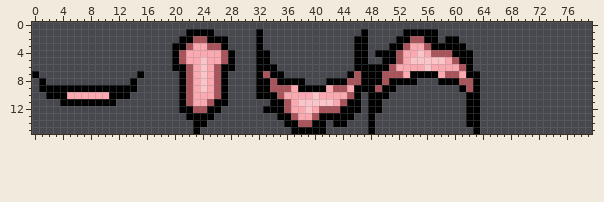
Edited in one commit: sprite sheet (3DModels/Monster/mouths.png). This is how it looked before the edit.
The file is 80x16 pixels.
After:
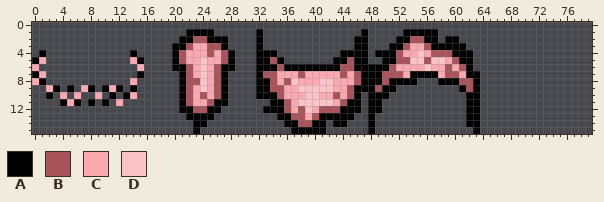
Palette (. is transparent): A #000000  B #a8545a  C #faa9b0  D #fbc4c8
Changes in this commit:
y 4: x 1 . -> A; x 14 . -> A; x 25 C -> B; x 34 . -> A; x 44..45 .. -> AA
y 5: x 0..1 .. -> AC; x 14..15 .. -> CA; x 34..35 .. -> BA; x 43..45 ... -> AAB; x 53 C -> B; x 56 D -> B
y 6: x 0 . -> C; x 15 . -> C; x 35..45 ........... -> BAAAAAAAABB; x 59 C -> B
y 7: x 1 . -> C; x 34..45 AA.........A -> BCCCBCCCCCBC
y 8: x 0 . -> C; x 14 A -> C; x 23 C -> B; x 35..45 AAAA...AAAB -> CBDCCCDDCCC
y 9: x 1..2 AA -> .C; x 4 A -> .; x 6..7 AA -> .C; x 9 A -> .; x 11 A -> C; x 13 A -> .; x 36 B -> C; x 38..45 AAAACBBC -> DDDDDCCB
y 10: x 3..5 AAC -> .C.; x 7..8 CC -> ..; x 10 C -> .; x 12 A -> .; x 14 . -> C; x 24 C -> B; x 39 C -> D; x 43 C -> B
y 11: x 5 A -> C; x 7 A -> .; x 9 A -> .; x 11..12 A. -> .C
y 12..13: x 38 C -> B
